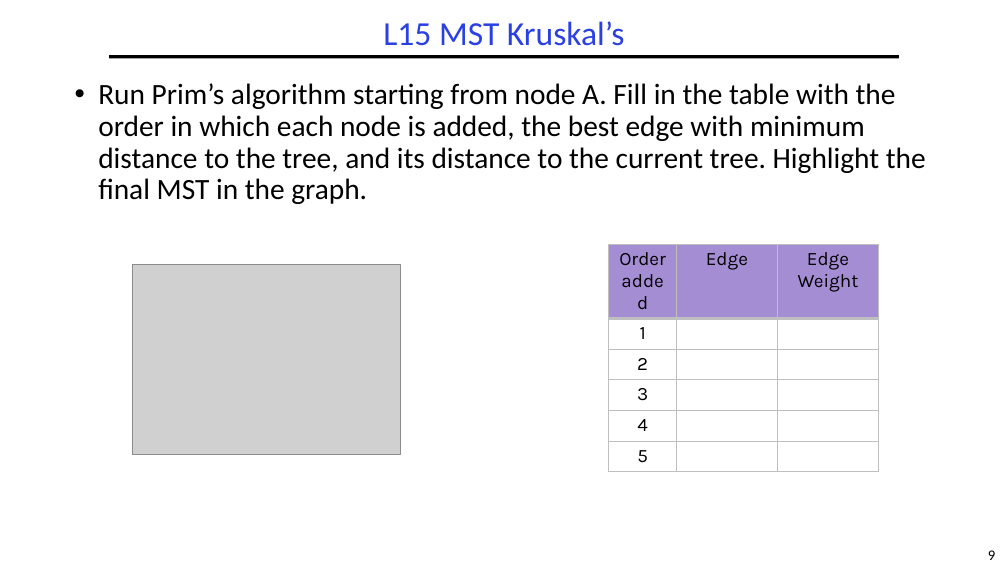
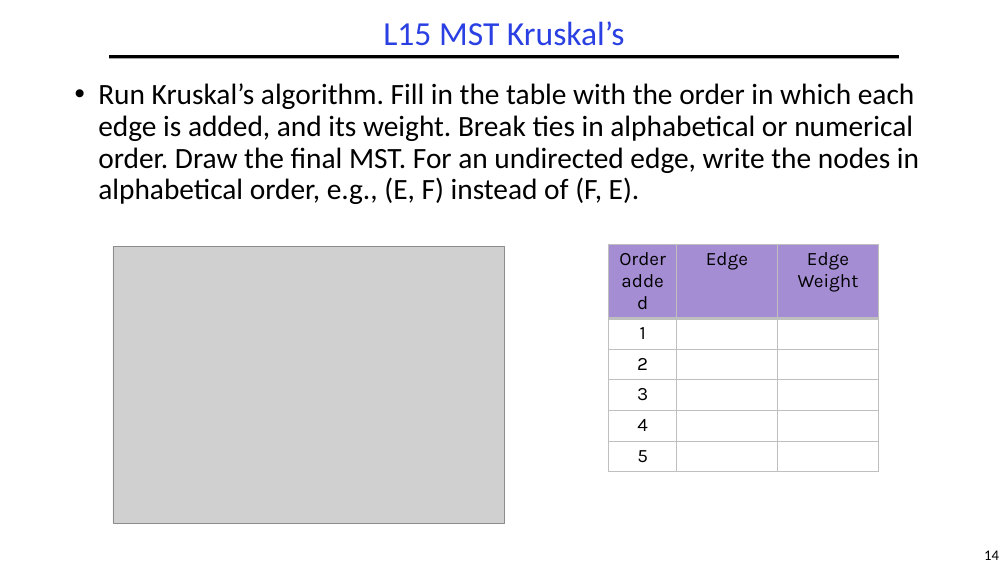
Before and after one commit to guhofstra/CSC111Fa25, a slide deck: slide 14 of PPTs/Exam/CSC017 Final Exam Sample Sp2025 ANS.pptx (slide 9 before the commit). Drawn at 1008x567 pixels with LibreOffice and Linux fonts; fonts in the diff are those of the drawing; grey boxes stand for pictures. Boxes give left, top, right and bottom in pixels: in the first picture for what was removed or moved away, otherwise in the second. Text is boxed around its words. In the diff, an @@ line names an element or a change of style, - is before the commit and + after.

```diff
--- a/PPTs/Exam/CSC017 Final Exam Sample Sp2025 ANS.pptx
+++ b/PPTs/Exam/CSC017 Final Exam Sample Sp2025 ANS.pptx
@@ text at [98,83,919,204]: text changed @@
-• Run Prim’s algorithm starting from node A. Fill in the table with the order in which each node is added, the best edge with minimum distance to the tree, and its distance to the current tree. Highlight the final MST in the graph.
+• Run Kruskal’s algorithm. Fill in the table with the order in which each edge is added, and its weight. Break ties in alphabetical or numerical order. Draw the final MST. For an undirected edge, write the nodes in alphabetical order, e.g., (E, F) instead of (F, E).
@@ picture: place and size @@
-picture at [132,265,400,454]
+picture at [113,247,504,524]
@@ page number at [984,550,999,560]: text changed @@
-9
+14
```
Also in this commit, not shown: 4 other slides changed, 7 slides added, 7 other files.
